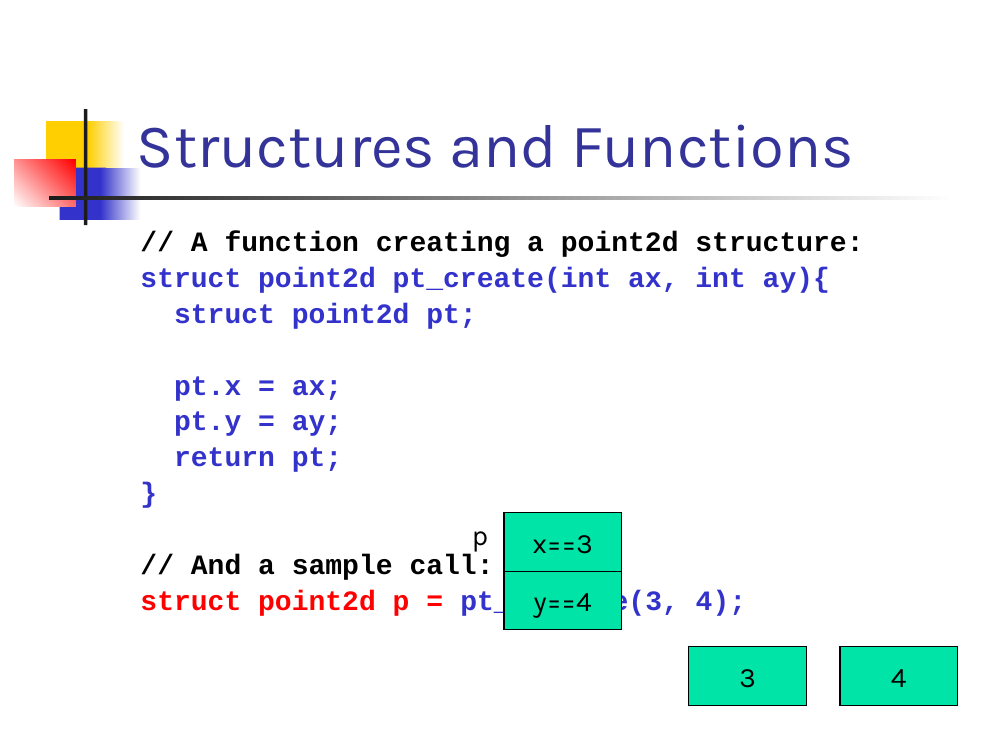
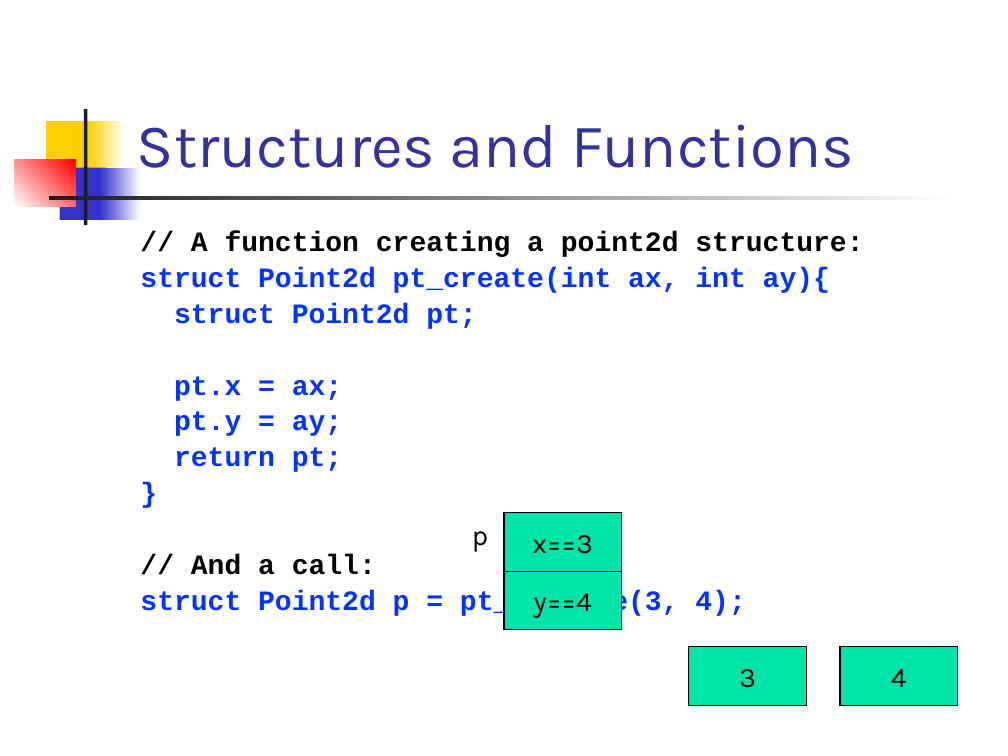
Before and after one commit to csslab-ustc/csslab-ustc.github.io, a slide deck: slide 14 of courses/sysprog/slides/lec07-struct.pptx. Drawn at 1008x756 pixels with LibreOffice and Linux fonts; fonts in the diff are those of the drawing. Boxes give left, top, right and bottom in pixels: in the first picture for what was removed or moved away, otherwise in the second. Text is boxed around its words. In the diff, an @@ line names an element or a change of style, - is before the commit and + after.

```diff
--- a/courses/sysprog/slides/lec07-struct.pptx
+++ b/courses/sysprog/slides/lec07-struct.pptx
@@ text at (140, 267, 830, 329): text changed; text colour #3333CC to #0432FF @@
-struct point2d pt_create(int ax, int ay){
-struct point2d pt;
+struct Point2d pt_create(int ax, int ay){
+struct Point2d pt;
@@ text at (174, 376, 342, 472): text colour #3333CC to #0432FF in "pt.x = ax;", "pt.y = ay;", "return pt;", "}" @@
@@ text at (140, 554, 745, 618): text changed; text colour #000000 to #0432FF @@
-// And a sample call:
-struct point2d p = pt_ create(3, 4);
+// And a call:
+struct Point2d p = pt_ create(3, 4);
```
Also in this commit, not shown: 41 other slides changed, 6 other files.
